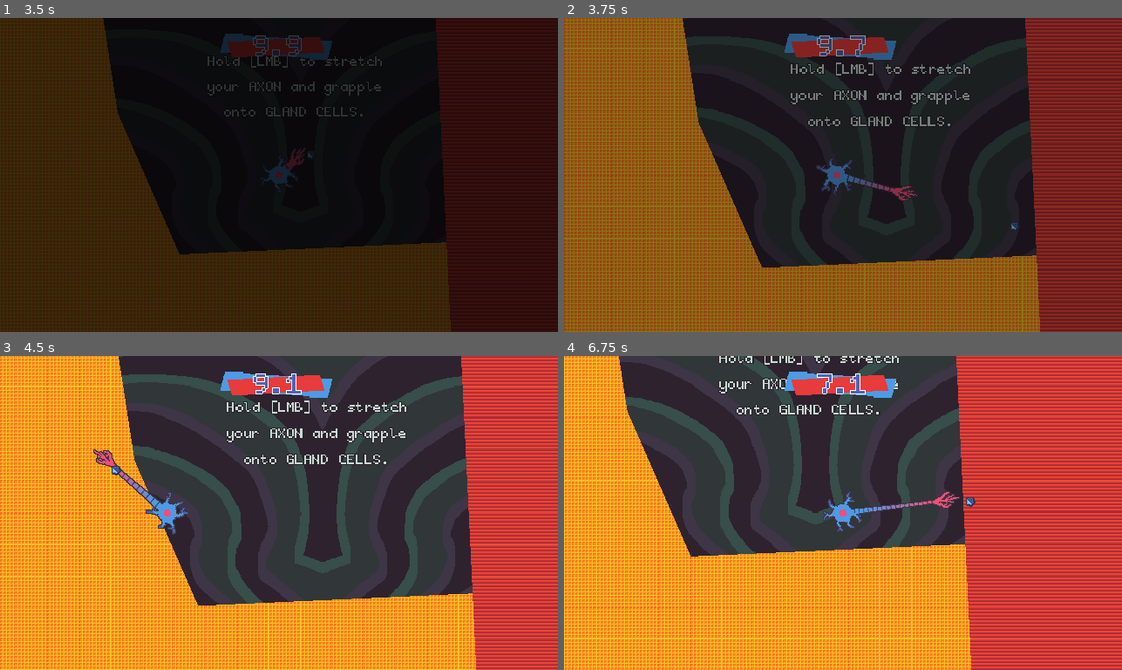
Above: before the commit, frames 1-4 (two rows, left to right).
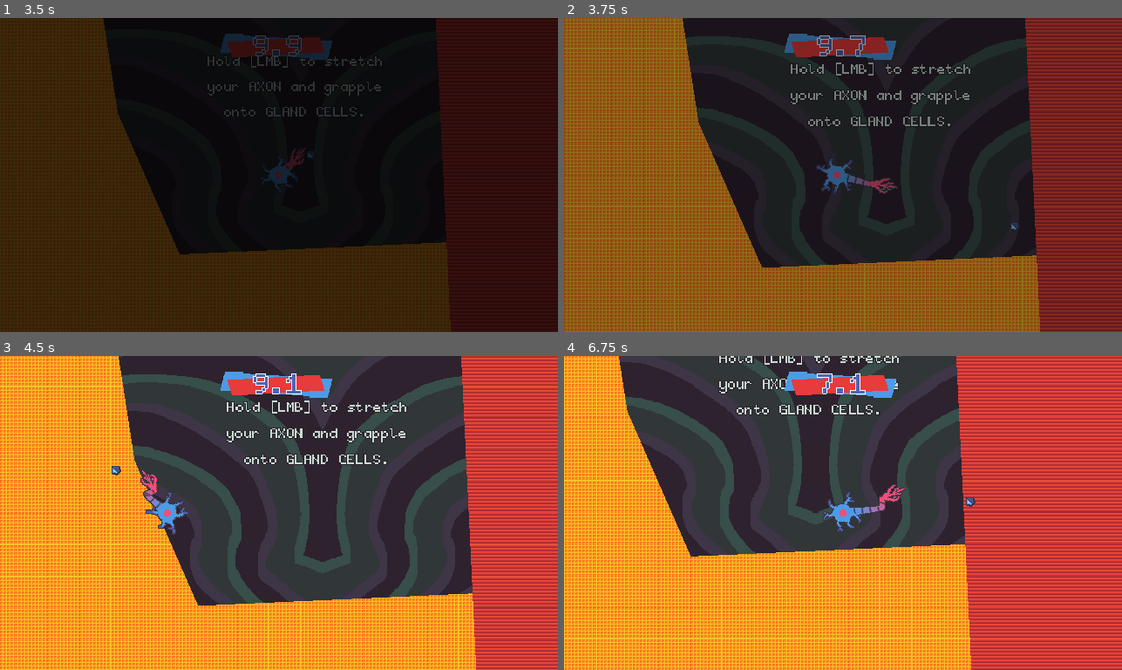
Above: after the commit, the same moments.

Repository: bnhrl/MomentumIsEverythingCountDown
Game: Godot game, scene res://Game/MainMenu/main_menu.tscn
The game is run twice, just before and just after one commit, with the same random seed, the same clock (stepped at 60 frames per second) and the same inputs.
Inputs (mouse positions are in pixels of both pictures, inside the frame that each line leads up to):
- Up to frame 1 (3.5 s): move the mouse to (267, 225) at 0.52 s; hold D (right) 0.53-1.28 s; click (267, 225) at 0.6 s; move the mouse to (66, 284) at 1.27 s; hold S (down) 1.28-2.03 s; click (66, 284) at 1.35 s; move the mouse to (463, 247) at 2.02 s; hold D (right) 2.03-2.78 s; click (463, 247) at 2.1 s; move the mouse to (306, 149) at 2.77 s; hold W (up) from 2.78 s (still down); click (306, 149) at 2.85 s
- Up to frame 2 (3.75 s): move the mouse to (1010, 222) at 3.52 s; release W (up) at 3.53 s; hold A (left) from 3.53 s (still down); click (1010, 222) at 3.6 s
- Up to frame 3 (4.5 s): keep holding A (left); move the mouse to (111, 465) at 4.27 s; click (111, 465) at 4.35 s
- Up to frame 4 (6.75 s): move the mouse to (870, 513) at 5.02 s; release A (left) at 5.03 s; hold S (down) 5.03-5.78 s; click (870, 513) at 5.1 s; move the mouse to (759, 434) at 5.77 s; hold D (right) 5.78-6.53 s; click (759, 434) at 5.85 s; move the mouse to (965, 497) at 6.52 s; hold W (up) from 6.53 s (still down); click (965, 497) at 6.6 s

Frame 1 is identical in both runs. In frame 2, 0.2% of the frame differs, in the area x 50-64%, y 49-59%; in frame 3, 0.4%, in the area x 16-30%, y 29-50%; in frame 4, 0.4%.

Commit message:
Added level complete effects, maybe fixed grapple whip bug?

Diff:
--- a/Game/Levels/_Base/level.gd
+++ b/Game/Levels/_Base/level.gd
@@ -81,8 +81,20 @@
 	Effects.unintensify()
 	Scenes._fade_out(0.25)
 
+var completed := false
+@onready var complete_label: RichTextLabel = $UILayer/CompleteLabel
 func level_completed() -> void:
+	if completed: return
+
+	completed = true
+	Effects.brighten(5)
+	complete_label.show()
+	var tween := create_tween()
+	tween.tween_property(complete_label, "offset_transform_scale:x", 1.0, 0.25).from(0.0)
+	tween.parallel().tween_property(complete_label, "offset_transform_scale:y", 1.0, 0.333).from(0.0)
 	PlayerManager.player.level_completed()
+
+	await Delays.wait(0.5)
 	var lvl := name.replacen("Level","")
 	Scenes.level_completed(int(lvl))
 	Scenes.swap_scene("Level Select")
--- a/Game/Levels/_Base/level.tscn
+++ b/Game/Levels/_Base/level.tscn
@@ -49,6 +49,21 @@
 text = "Exiting in 0.0"
 scroll_active = false
 
+[node name="CompleteLabel" type="RichTextLabel" parent="UILayer" unique_id=880060712]
+visible = false
+offset_right = 160.0
+offset_bottom = 90.0
+scale = Vector2(4, 4)
+offset_transform_enabled = true
+mouse_filter = 2
+theme_override_colors/default_color = Color(0.9764706, 0.7607843, 0.16862746, 1)
+theme_override_colors/font_outline_color = Color(0.47843137, 0.1882353, 0.27058825, 1)
+theme_override_constants/outline_size = 4
+bbcode_enabled = true
+text = "Level Completed!"
+horizontal_alignment = 1
+vertical_alignment = 1
+
 [node name="CountDownTimer" parent="." unique_id=102296066 instance=ExtResource("2_mndar")]
 
 [node name="WallLayer" type="CanvasGroup" parent="." unique_id=332655601 groups=["navigation_group"]]
--- a/Game/Player/player.gd
+++ b/Game/Player/player.gd
@@ -144,7 +144,9 @@
 				if area is GrapplePoint:
 					hit_grapple(area)
 		else:
-			if retracting_tail: target_tail_dist = RETRACTED_TAIL_DIST
+			if retracting_tail:
+				target_tail_dist = RETRACTED_TAIL_DIST
+				tail_dist = RETRACTED_TAIL_DIST
 			else:               target_tail_dist = DEFAULT_TAIL_DIST
 		return
 
